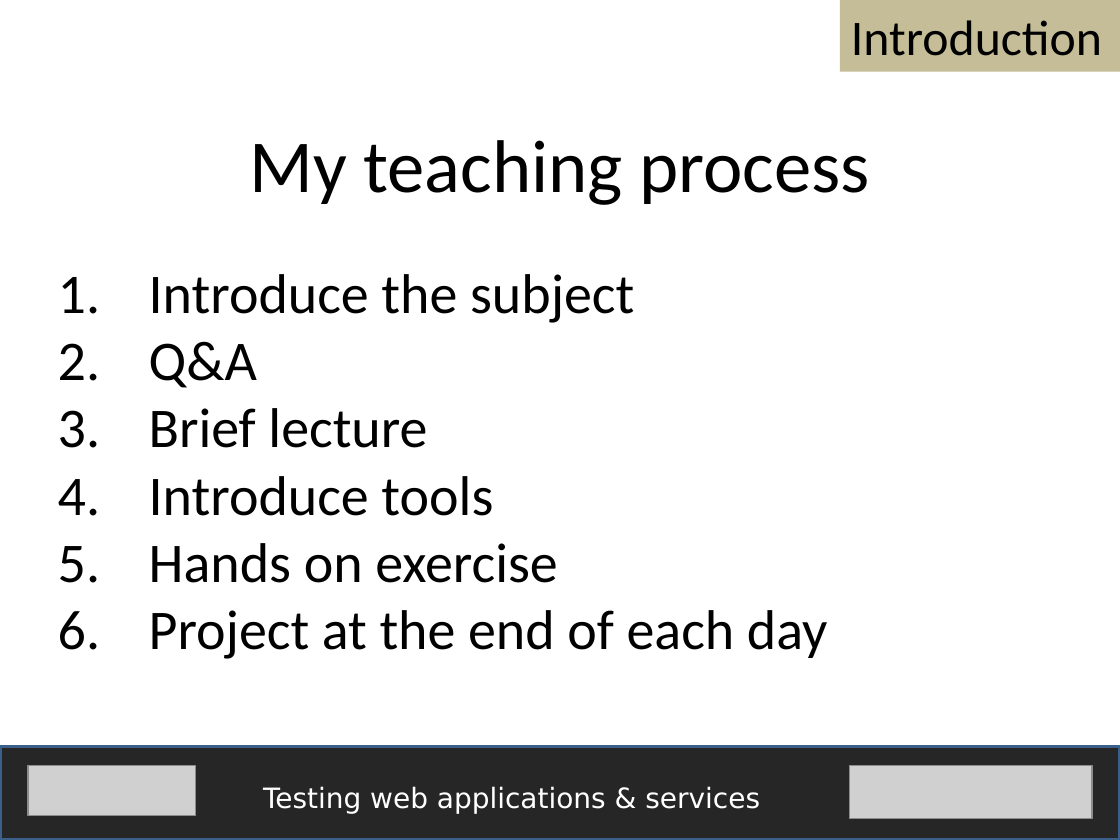
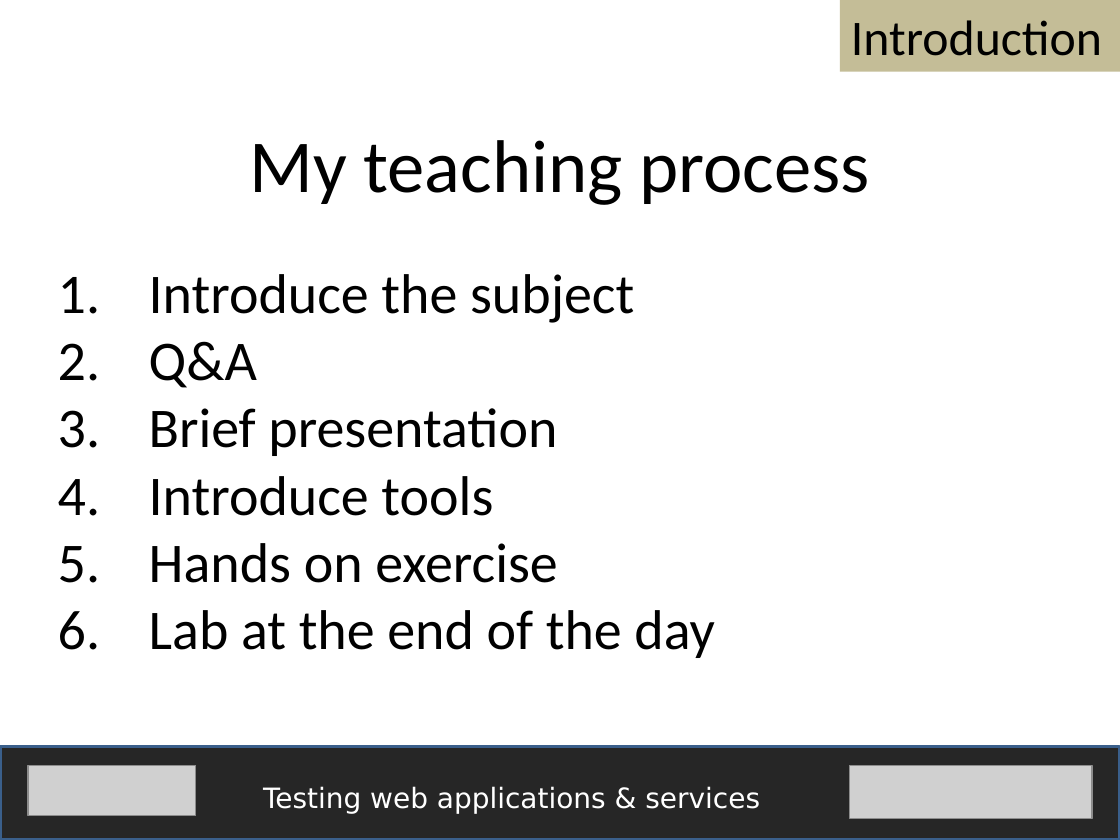
Before and after one commit to fijiaaron/testing-web-apps-and-services, a slide deck: slide 5 of presentations/Introduction.pptx. Drawn at 1120x840 pixels with LibreOffice and Linux fonts; fonts in the diff are those of the drawing; grey boxes stand for pictures. Boxes give left, top, right and bottom in pixels: in the first picture for what was removed or moved away, otherwise in the second. Text is boxed around its words. In the diff, an @@ line names an element or a change of style, - is before the commit and + after.

```diff
--- a/presentations/Introduction.pptx
+++ b/presentations/Introduction.pptx
@@ text at <box>149,408,557,456</box>: text changed @@
-3. Brief lecture
+3. Brief presentation
@@ text at <box>149,610,714,658</box>: text changed @@
-6. Project at the end of each day
+6. Lab at the end of the day
```
Also in this commit, not shown: 2 other files.
